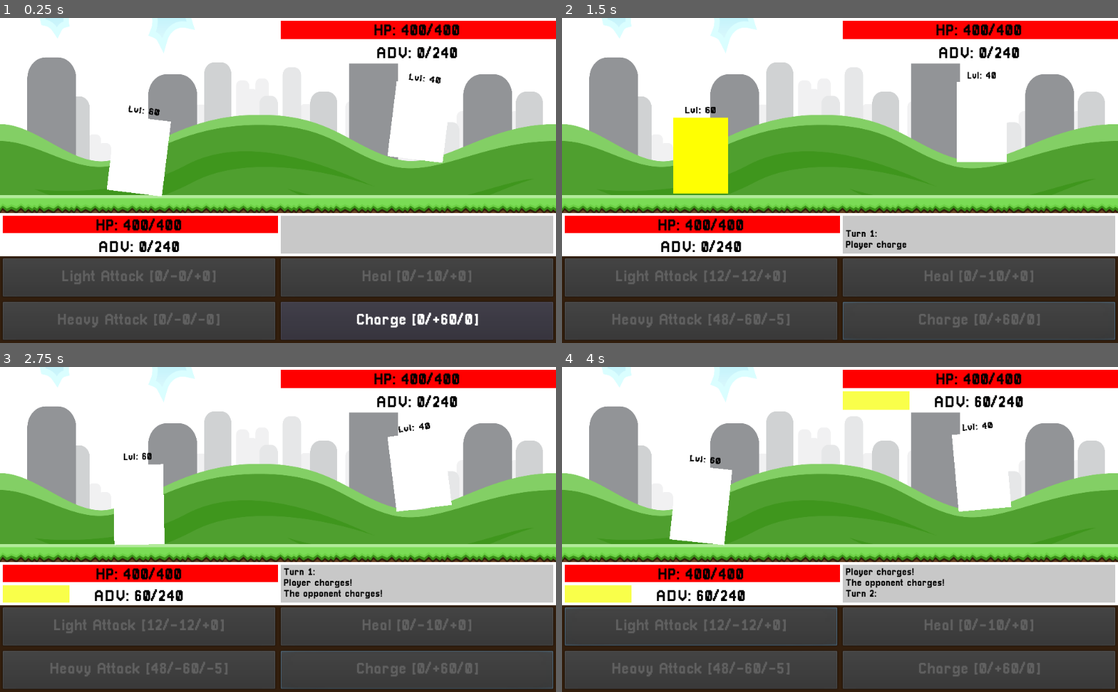
Above: before the commit, frames 1-4 (two rows, left to right).
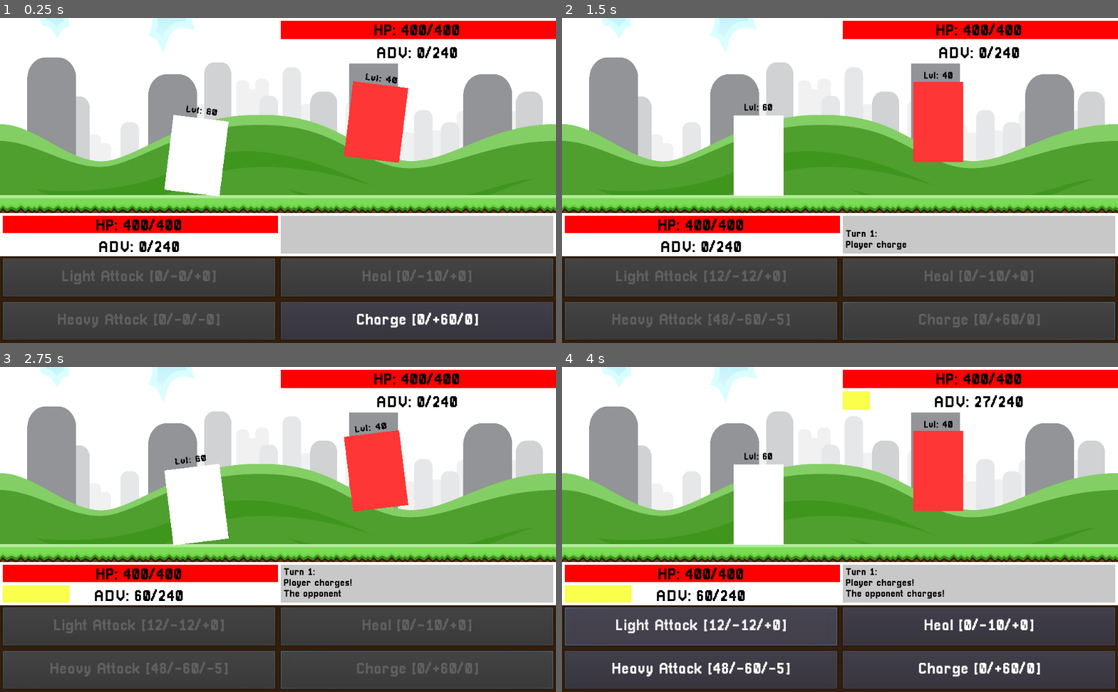
Above: after the commit, the same moments.

Repository: ArtlessAvian/kind-opponent
Game: Godot game, scene res://gameingame/BattleWView.tscn
Two runs of this game, one before a commit and one after it. Both use one fixed random seed, a clock stepped at 60 frames per second and the inputs below.
Inputs (mouse positions are in pixels of both pictures, inside the frame that each line leads up to):
- Up to frame 1 (0.25 s): no input
- Up to frame 2 (1.5 s): click "Charge [0/+60/0]" at 0.5 s; tap Enter (ui_accept) at 1.25 s; move the mouse to (979, 31) at 1.27 s; press the mouse at (979, 31) at 1.28 s
- Up to frame 3 (2.75 s): tap Enter (ui_accept) at 1.52, 2.27 s; move the mouse to (417, 402) at 2.02 s; release the mouse at (417, 402) at 2.03 s; click (417, 402) at 2.1 s
- Up to frame 4 (4 s): move the mouse to (701, 575) at 2.77 s; press the mouse at (701, 575) at 2.78 s; release the mouse at (701, 575) at 3.5 s; click (701, 627) at 3.5 s, where only the run before the commit has a clickable "Light Attack [12/-12/+0]"

The runs differ from the first frame. In frame 1, 7.5% of the frame differs, in the area x 19-81%, y 16-55%; in frame 2, 7.7%; in frame 3, 7.5%; in frame 4, 10%, in the area x 9-86%, y 7-96%.

Commit message:
git weirdness?

Diff:
--- a/gameingame/BattleWView.tscn
+++ b/gameingame/BattleWView.tscn
@@ -1,25 +1,10 @@
-[gd_scene load_steps=5 format=2]
+[gd_scene load_steps=4 format=2]
 
 [ext_resource path="res://GameUI.tscn" type="PackedScene" id=1]
-[ext_resource path="res://animations/HealAnimation.tres" type="Animation" id=2]
+[ext_resource path="res://gameingame/viewintegration/Button.gd" type="Script" id=2]
 [ext_resource path="res://gameingame/Battle.tscn" type="PackedScene" id=3]
-[ext_resource path="res://gameingame/viewintegration/Button.gd" type="Script" id=4]
 
 [node name="GameUI" index="0" instance=ExtResource( 1 )]
-
-[node name="PlayerSprite" parent="BattleCanvas/PlayerRegion" index="0"]
-margin_left = -7.62939e-006
-margin_right = -7.62939e-005
-
-[node name="ActionAnimPlayer" parent="BattleCanvas/PlayerRegion/PlayerSprite" index="0"]
-anims/HealAnimation = ExtResource( 2 )
-
-[node name="EnemySprite" parent="BattleCanvas/EnemyRegion" index="0"]
-margin_left = 0.0
-margin_right = 0.0
-color = Color( 1, 1, 1, 1 )
-
-[node name="Battle" parent="." index="3" instance=ExtResource( 3 )]
 
 [node name="EnemyHPBar" parent="UICanvas/EnemyUI/EnemyBars/EnemyHPregion" index="0"]
 target_path = NodePath("../../../../../Battle")
@@ -62,24 +47,24 @@
 focus_neighbour_left = NodePath("../../Action2Region/Attack2Button")
 focus_neighbour_top = NodePath("../../Action3Region/Attack3Button")
 custom_colors/font_color = Color( 1, 1, 1, 1 )
-script = ExtResource( 4 )
+script = ExtResource( 2 )
 move_id = 3
 
-[connection signal="enemy_action" from="Battle" to="BattleCanvas/EnemyRegion/EnemySprite" method="do_action"]
-[connection signal="player_action" from="Battle" to="BattleCanvas/PlayerRegion/PlayerSprite" method="do_action"]
-[connection signal="update_bars" from="Battle" to="UICanvas/EnemyUI/EnemyBars/EnemyHPregion/EnemyHPBar" method="_on_Battle_update_bars"]
-[connection signal="update_bars" from="Battle" to="UICanvas/EnemyUI/EnemyBars/EnemyAdvRegion/EnemyAdvBar" method="update_children"]
-[connection signal="update_bars" from="Battle" to="UICanvas/PlayerUI/PlayerBars/PlayerAdvRegion/EnemyAdvBar" method="_on_Battle_update_bars"]
-[connection signal="update_bars" from="Battle" to="UICanvas/PlayerUI/PlayerBars/PlayerHPRegion/PlayerHealthBar" method="update_children"]
-[connection signal="update_text" from="Battle" to="BattleCanvas/EnemyRegion/SpeechBubble/EnemyText" method="set_rand_line"]
-[connection signal="user_feedback" from="Battle" to="Panel/Control/RichTextLabel" method="_on_Battle_user_feedback"]
+[node name="Battle" parent="." index="3" instance=ExtResource( 3 )]
+
 [connection signal="button_down" from="UICanvas/PlayerUI/PlayerActions/Action1Region/Attack1Button" to="Battle" method="_on_button_down" binds= [ 0 ]]
 [connection signal="button_down" from="UICanvas/PlayerUI/PlayerActions/Action2Region/Attack2Button" to="Battle" method="_on_button_down" binds= [ 1 ]]
 [connection signal="button_down" from="UICanvas/PlayerUI/PlayerActions/Action3Region/Attack3Button" to="Battle" method="_on_button_down" binds= [ 2 ]]
 [connection signal="button_down" from="UICanvas/PlayerUI/PlayerActions/Action4Region/Attack4Button" to="Battle" method="_on_button_down" binds= [ 3 ]]
-
-[editable path="Battle"]
+[connection signal="update_bars" from="Battle" to="UICanvas/EnemyUI/EnemyBars/EnemyHPregion/EnemyHPBar" method="_on_Battle_update_bars"]
+[connection signal="update_bars" from="Battle" to="UICanvas/EnemyUI/EnemyBars/EnemyAdvRegion/EnemyAdvBar" method="update_children"]
+[connection signal="update_bars" from="Battle" to="UICanvas/PlayerUI/PlayerBars/PlayerHPRegion/PlayerHealthBar" method="update_children"]
+[connection signal="update_bars" from="Battle" to="UICanvas/PlayerUI/PlayerBars/PlayerAdvRegion/EnemyAdvBar" method="_on_Battle_update_bars"]
+[connection signal="update_text" from="Battle" to="BattleCanvas/EnemyRegion/SpeechBubble/EnemyText" method="set_rand_line"]
+[connection signal="user_feedback" from="Battle" to="Panel/Control/RichTextLabel" method="_on_Battle_user_feedback"]
 
 [editable path="UICanvas/EnemyUI/EnemyBars/EnemyAdvRegion/EnemyAdvBar"]
 
 [editable path="UICanvas/PlayerUI/PlayerBars/PlayerHPRegion/PlayerHealthBar"]
+
+[editable path="Battle"]
--- /dev/null
+++ b/gameingame/FadeOut.gd
@@ -0,0 +1,10 @@
+extends ColorRect
+
+var do_fading
+
+func _process(delta):
+	if do_fading:
+		self.color.a += delta * 0.5
+
+func _on_Battle_game_over():
+	do_fading = true
--- /dev/null
+++ b/gameoutsidegame/CutsceneThing.tscn
@@ -0,0 +1,47 @@
+[gd_scene load_steps=4 format=2]
+
+[ext_resource path="res://sprites/ninepatch.png" type="Texture" id=1]
+[ext_resource path="res://Pixellari.tres" type="DynamicFont" id=2]
+[ext_resource path="res://gameoutsidegame/RichTextLabel.gd" type="Script" id=3]
+
+[node name="Node2D" type="Node2D"]
+
+[node name="ColorRect" type="ColorRect" parent="."]
+anchor_right = 1.0
+anchor_bottom = 1.0
+margin_left = -3847.05
+margin_top = -4003.49
+margin_right = 4344.95
+margin_bottom = 4188.51
+color = Color( 0.356863, 0.611765, 0.721569, 1 )
+
+[node name="NinePatchRect" type="NinePatchRect" parent="."]
+anchor_left = 0.5
+anchor_top = 1.0
+anchor_right = 0.5
+anchor_bottom = 1.0
+margin_left = 25.0
+margin_top = 425.0
+margin_right = 999.0
+margin_bottom = 575.0
+texture = ExtResource( 1 )
+region_rect = Rect2( 1, 0, 63, 64 )
+patch_margin_left = 15
+patch_margin_top = 16
+patch_margin_right = 16
+patch_margin_bottom = 16
+
+[node name="RichTextLabel" type="RichTextLabel" parent="NinePatchRect"]
+anchor_right = 1.0
+anchor_bottom = 1.0
+margin_left = 20.0
+margin_top = 20.0
+margin_right = -20.0
+margin_bottom = -20.0
+custom_fonts/normal_font = ExtResource( 2 )
+custom_colors/default_color = Color( 0, 0, 0, 1 )
+visible_characters = 0
+percent_visible = 0.0
+scroll_active = false
+scroll_following = true
+script = ExtResource( 3 )
--- /dev/null
+++ b/gameoutsidegame/RichTextLabel.gd
@@ -0,0 +1,33 @@
+extends RichTextLabel
+
+# Declare member variables here. Examples:
+var script
+
+# Called when the node enters the scene tree for the first time.
+func _ready():
+	script = [
+		"welcome to the circus",
+		"tl;dr your brother is annoying you to 1v1 him (not irl)",
+		"and its easy af to steamroll him",
+		"but dont do that bc idk",
+		"maybe your parents will ground you",
+		"well lets go ig. check out this jarring transition."
+	]
+	self.next_line()
+
+# Called every frame. 'delta' is the elapsed time since the previous frame.
+func _process(delta):
+	if self.percent_visible >= 1:
+		if Input.is_action_just_pressed("click_anywhere"):
+			if not script.empty():
+				self.next_line()
+			else:
+				get_tree().change_scene("res://gameingame/BattleWView.tscn")
+	else:
+		self.percent_visible += delta * 30 * (3 if Input.is_action_pressed("click_anywhere") else 1) / len(self.text)
+
+func next_line():
+	var newln = script.pop_front()
+	self.percent_visible = float(len(self.text)) / (len(self.text) + len(newln))
+	self.text = self.text + ("\n" if self.text else "") + newln
+	print(self.text)
Not shown: 1 places in GameUI.tscn that only renumber resources
Not shown: 2 places in gameingame/BattleWView.tscn that only renumber resources
Binary file added: sprites/ninepatch.png
Not shown, added: sprites/ninepatch.png.import
Not shown, added: sprites/.ninepatch.png-autosave.kra
Not shown, added: sprites/ninepatch.png~
